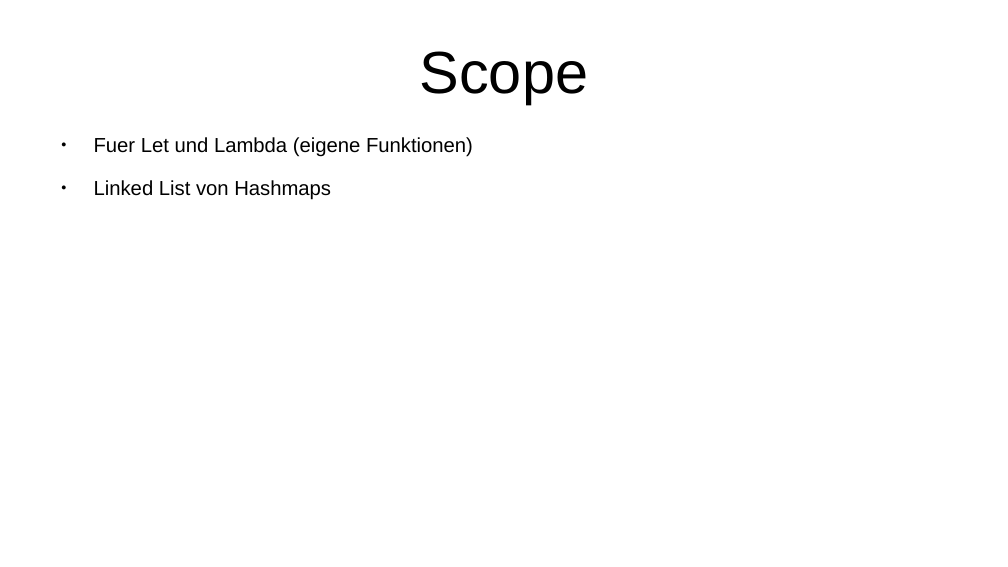
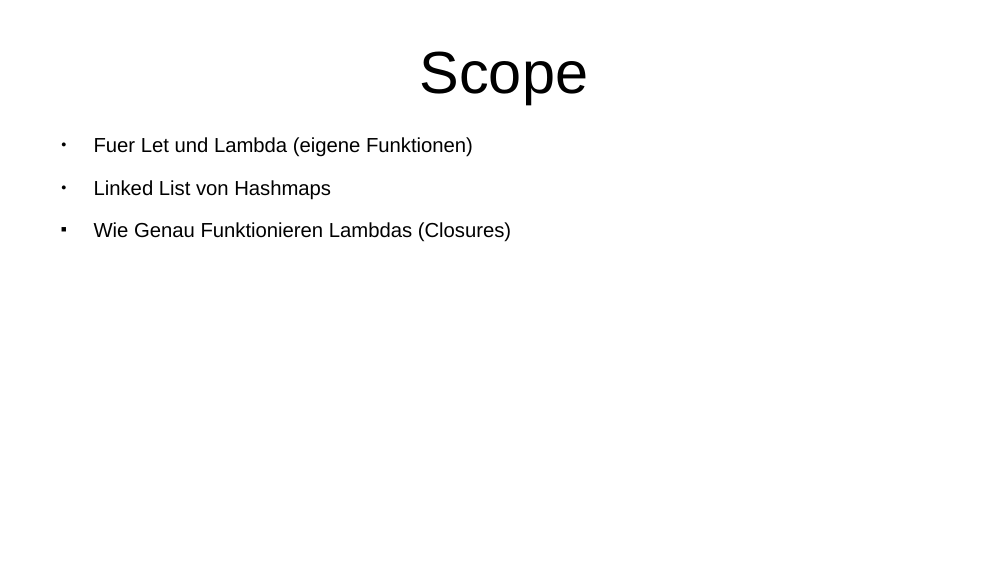
Before and after one commit to Iquiji/little-schemer-talk, a slide deck: slide 14 of Talk Engineering Day 2-6-2022.odp (slide 12 before the commit). Drawn at 1008x567 pixels with LibreOffice and Linux fonts; fonts in the diff are those of the drawing. Boxes give left, top, right and bottom in pixels: in the first picture for what was removed or moved away, otherwise in the second. Text is boxed around its words. In the diff, an @@ line names an element or a change of style, - is before the commit and + after.

```diff
--- a/Talk Engineering Day 2-6-2022.odp
+++ b/Talk Engineering Day 2-6-2022.odp
@@ text at box(94, 222, 511, 242): paragraph added @@
+■ Wie Genau Funktionieren Lambdas (Closures)
```
Also in this commit, not shown: 5 other slides changed, 4 slides added, 2 slides removed.
